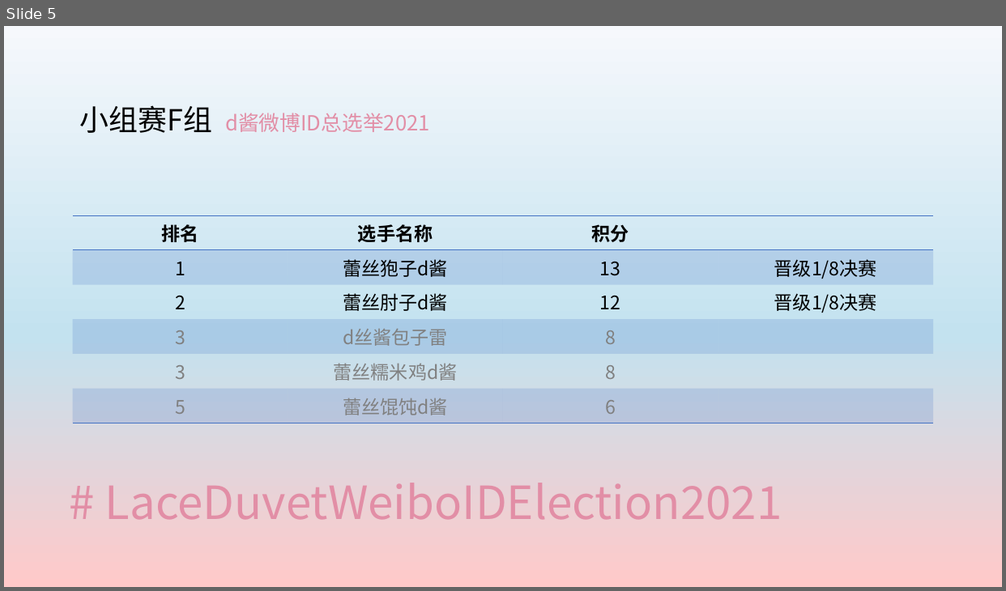
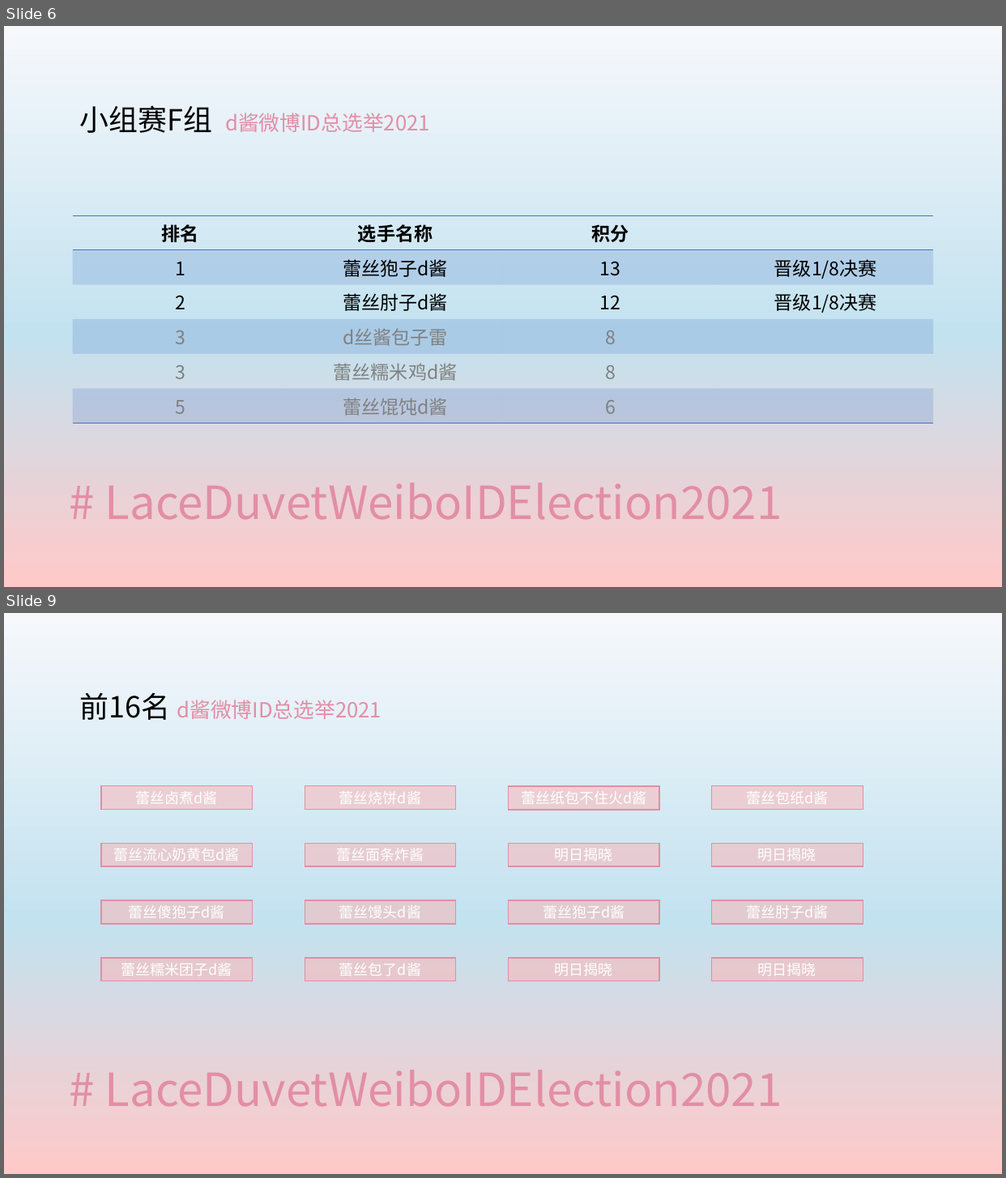
Before and after one commit to yyyeying/LaceDuvetWeiboIDElection2021, a slide deck: documents/race_profile/result_board.pptx. Shown one above the other, each under a label of ours: slide 5 before the commit, slides 6 and 9 after it; the slides between them are not shown. The pictures are 1006x591 and 1006x1178 pixels, drawn with LibreOffice and Linux fonts; fonts in the diff are those of the drawing. Boxes give left, top, right and bottom in pixels: in the first picture for what was removed or moved away, otherwise in the second. Text is boxed around its words. In the diff, an @@ line names an element or a change of style, - is before the commit and + after.

```diff
--- a/documents/race_profile/result_board.pptx
+++ b/documents/race_profile/result_board.pptx
@@ slide 9 added at (4,613,1002,1174), background gradient #F6F8FC to #C3E2EF to #FFC9C9 @@
@@ text added at (80,692,382,720), 20 pt, text #E28EA6 @@
+前16名 d酱微博ID总选举2021
@@ rectangle added at (101,786,253,809), fill #FFB3B3 at 50% opacity, outline #E28EA6 1 pt, 14 pt, text #FFFFFF @@
+蕾丝卤煮d酱
@@ rectangle added at (305,786,456,809), fill #FFB3B3 at 50% opacity, outline #E28EA6 1 pt, 14 pt, text #FFFFFF @@
+蕾丝烧饼d酱
@@ rectangle added at (509,786,660,810), fill #FFB3B3 at 50% opacity, outline #E28EA6 1 pt, 14 pt, text #FFFFFF @@
+蕾丝纸包不住火d酱
@@ rectangle added at (711,786,863,809), fill #FFB3B3 at 50% opacity, outline #E28EA6 1 pt, 14 pt, text #FFFFFF @@
+蕾丝包纸d酱
@@ rectangle added at (101,844,253,867), fill #FFB3B3 at 50% opacity, outline #E28EA6 1 pt, 14 pt, text #FFFFFF @@
+蕾丝流心奶黄包d酱
@@ rectangle added at (305,844,456,867), fill #FFB3B3 at 50% opacity, outline #E28EA6 1 pt, 14 pt, text #FFFFFF @@
+蕾丝面条炸酱
@@ rectangle added at (509,844,660,867), fill #FFB3B3 at 50% opacity, outline #E28EA6 1 pt, 14 pt, text #FFFFFF @@
+明日揭晓
@@ rectangle added at (711,844,863,867), fill #FFB3B3 at 50% opacity, outline #E28EA6 1 pt, 14 pt, text #FFFFFF @@
+明日揭晓
@@ rectangle added at (101,901,253,924), fill #FFB3B3 at 50% opacity, outline #E28EA6 1 pt, 14 pt, text #FFFFFF @@
+蕾丝傻狍子d酱
@@ rectangle added at (305,901,456,924), fill #FFB3B3 at 50% opacity, outline #E28EA6 1 pt, 14 pt, text #FFFFFF @@
+蕾丝馒头d酱
@@ rectangle added at (509,901,660,924), fill #FFB3B3 at 50% opacity, outline #E28EA6 1 pt, 14 pt, text #FFFFFF @@
+蕾丝狍子d酱
@@ rectangle added at (711,901,863,924), fill #FFB3B3 at 50% opacity, outline #E28EA6 1 pt, 14 pt, text #FFFFFF @@
+蕾丝肘子d酱
@@ rectangle added at (101,958,253,982), fill #FFB3B3 at 50% opacity, outline #E28EA6 1 pt, 14 pt, text #FFFFFF @@
+蕾丝糯米团子d酱
@@ rectangle added at (305,958,456,982), fill #FFB3B3 at 50% opacity, outline #E28EA6 1 pt, 14 pt, text #FFFFFF @@
+蕾丝包了d酱
@@ rectangle added at (509,958,660,982), fill #FFB3B3 at 50% opacity, outline #E28EA6 1 pt, 14 pt, text #FFFFFF @@
+明日揭晓
@@ rectangle added at (711,958,863,982), fill #FFB3B3 at 50% opacity, outline #E28EA6 1 pt, 14 pt, text #FFFFFF @@
+明日揭晓
@@ title added at (105,1070,782,1107), 44 pt, text #E28EA6 @@
+# LaceDuvetWeiboIDElection2021
@@ what was slide 5 is now slide 6 @@
```
Also in this commit, not shown: 2 slides changed, 2 other slides added, 17 other files.
